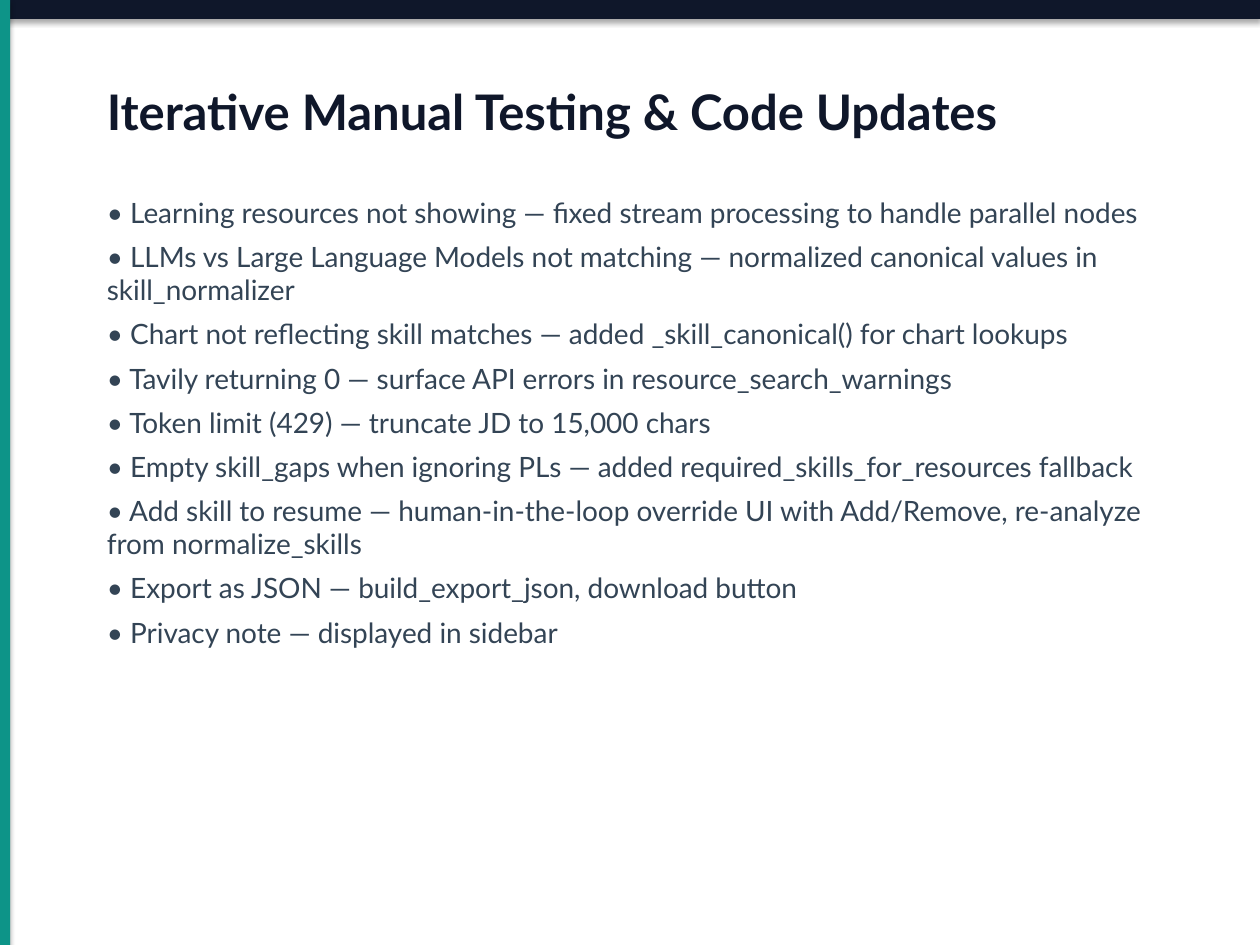
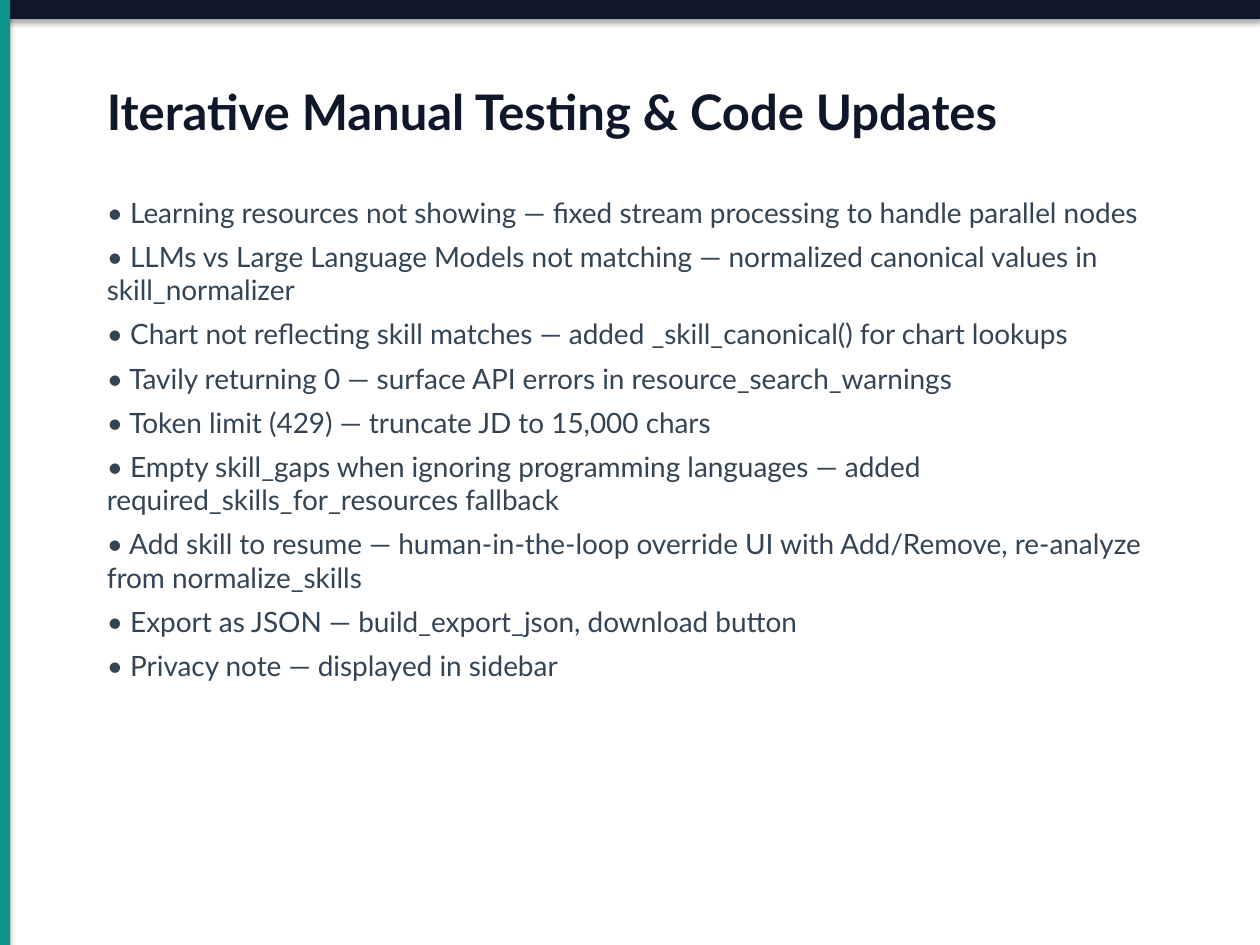
Before and after one commit to Dushyant-Bansal/ai-job-assistant, a slide deck: slide 10 of AI_Job_Assistant_Design_Deck.pptx. Drawn at 1260x945 pixels with LibreOffice and Linux fonts; fonts in the diff are those of the drawing. Boxes give left, top, right and bottom in pixels: in the first picture for what was removed or moved away, otherwise in the second. Text is boxed around its words. In the diff, an @@ line names an element or a change of style, - is before the commit and + after.

```diff
--- a/AI_Job_Assistant_Design_Deck.pptx
+++ b/AI_Job_Assistant_Design_Deck.pptx
@@ text at [107, 456, 921, 515]: text changed @@
-• Empty skill_gaps when ignoring PLs — added required_skills_for_resources fallback
+• Empty skill_gaps when ignoring programming languages — added required_skills_for_resources fallback
```
Also in this commit, not shown: 1 slide added, 2 other files.
